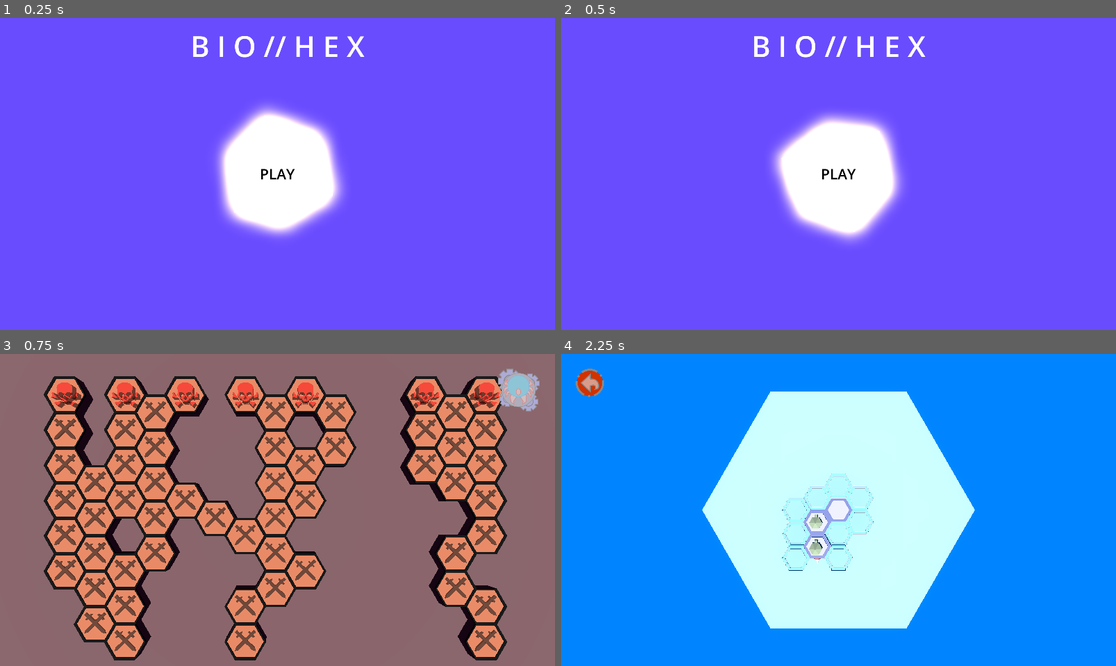
Above: before the commit, frames 1-4 (two rows, left to right).
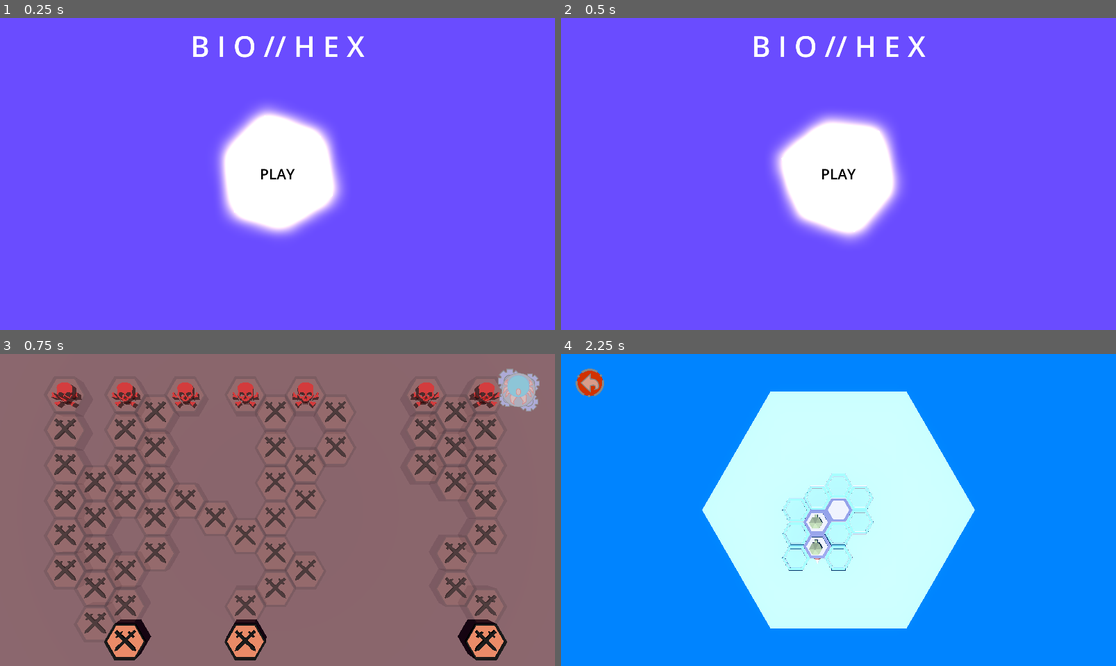
Above: after the commit, the same moments.

Repository: JBRana250/BioHex
Game: Godot game, scene res://Title Screen/title_screen.tscn
The game is run twice, just before and just after one commit, with the same random seed, the same clock (stepped at 60 frames per second) and the same inputs.
Inputs (mouse positions are in pixels of both pictures, inside the frame that each line leads up to):
- Up to frame 1 (0.25 s): no input
- Up to frame 2 (0.5 s): no input
- Up to frame 3 (0.75 s): click "PLAY" at 0.5 s
- Up to frame 4 (2.25 s): tap Enter at 1.25 s; move the mouse to (960, 494) at 1.27 s; hold D (move_right) 1.28-2 s; click (960, 494) at 1.35 s; click (1077, 391) at 2 s

Frames 1-2 are identical in both runs. In frame 3, 37% of the frame differs, in the area x 7-92%, y 7-96%; in frame 4, nothing differs.

Commit message:
fixed transparency issues

Diff:
--- a/World Scene/assets/room_base1.tres
+++ b/World Scene/assets/room_base1.tres
@@ -1,5 +1,6 @@
 [gd_resource type="StandardMaterial3D" format=3 uid="uid://cjrxngsxw7iwc"]
 
 [resource]
+resource_local_to_scene = true
 transparency = 1
 albedo_color = Color(0.905882, 0.529412, 0.380392, 0.117647)
--- a/World Scene/assets/room_black.tres
+++ b/World Scene/assets/room_black.tres
@@ -1,5 +1,6 @@
 [gd_resource type="StandardMaterial3D" format=3 uid="uid://d24orsp36cnss"]
 
 [resource]
+resource_local_to_scene = true
 transparency = 1
 albedo_color = Color(0, 0, 0, 0.117647)
--- a/World Scene/assets/room_icon_black.tres
+++ b/World Scene/assets/room_icon_black.tres
@@ -1,5 +1,6 @@
 [gd_resource type="StandardMaterial3D" format=3 uid="uid://bc5so4ecx0g7h"]
 
 [resource]
+resource_local_to_scene = true
 transparency = 1
 albedo_color = Color(0, 0, 0, 0.588235)
--- a/World Scene/scripts/room scripts/OnClickComponentScript.gd
+++ b/World Scene/scripts/room scripts/OnClickComponentScript.gd
@@ -5,10 +5,11 @@
 
 func _on_area_3d_input_event(_camera, event, _position, _normal, _shape_idx):
 	if event is InputEventMouseButton:
-		if event.button_index == MOUSE_BUTTON_LEFT:
-			print(attributes.row_num)
-			print(attributes.room_pos)
-		if event.button_index == MOUSE_BUTTON_LEFT and event.pressed == true and attributes.eligible_to_travel:
+		#if Input.is_action_just_pressed("left_click"):
+			#print_debug(attributes.row_num)
+			#print_debug(attributes.room_pos)
+			#print_debug(attributes.eligible_to_travel)
+		if Input.is_action_just_pressed("left_click") and attributes.eligible_to_travel:
 			Globals.current_room_pos = attributes.room_pos
 			Globals.current_row = attributes.row_num
 			SceneSwitcher.switch_scene(attributes.res_path)
--- a/World Scene/scripts/room scripts/RoomAppearance.gd
+++ b/World Scene/scripts/room scripts/RoomAppearance.gd
@@ -1,11 +1,12 @@
 extends Node
 
 @onready var attributes = get_parent().get_node("RoomAttributes")
-@onready var room_mesh = owner.get_node("room_mesh").get_child(0)
+@onready var room_mesh = owner.get_node("room_mesh")
 
 func _ready():
 	if attributes.eligible_to_travel:
-		for surface_override_material_index in range(room_mesh.get_surface_override_material_count()):
-			var surface_override_material = room_mesh.get_surface_override_material(surface_override_material_index)
-			var material_color = surface_override_material.albedo_color
-			room_mesh.get_surface_override_material(surface_override_material_index).albedo_color = Color(material_color.r, material_color.g, material_color.b, 255)
+		for room_mesh_child in room_mesh.get_children():
+			for surface_override_material_index in range(room_mesh_child.get_surface_override_material_count()):
+				var surface_override_material = room_mesh_child.get_surface_override_material(surface_override_material_index)
+				var material_color = surface_override_material.albedo_color
+				room_mesh_child.get_surface_override_material(surface_override_material_index).albedo_color = Color(material_color.r, material_color.g, material_color.b, 255)
